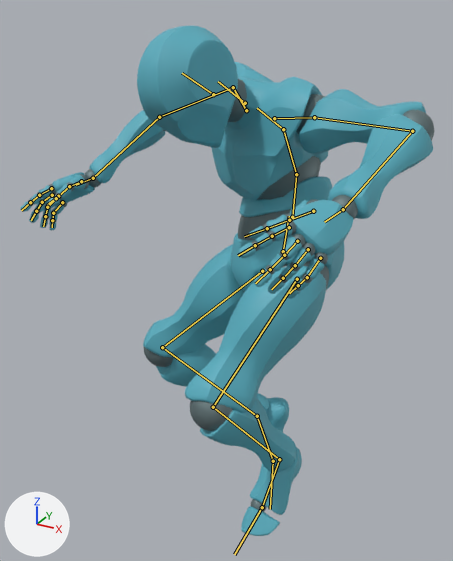
An edit to the glTF model assets/models/character_default.glb, drawn before and after from the same camera.
Rendered twice from a 50 mm lens placed at (0.607, -1.432, 1.894), pointed at (-0.136, -0.081, 1.219). Arrows for +X, +Y and +Z are at lower left; the lights stay in place. Both versions are drawn at frame 11 of the action 'jump'; the numbers are the values there. The bones that bend it are drawn over the model as lines.

Names of what the first picture shows: 'alpha_joints', 'alpha_surface'.
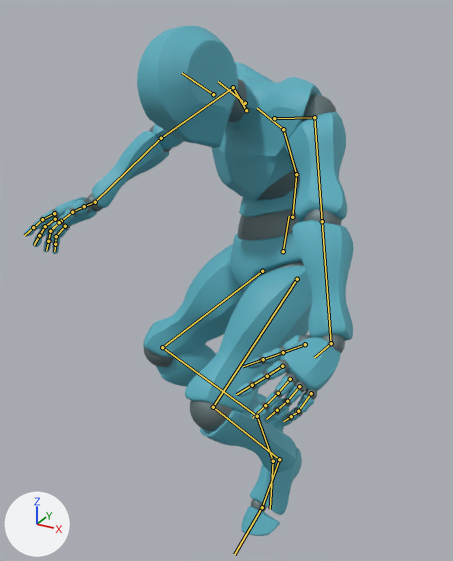
Edits to the scene script, one JSON object a line:
```json
{"block": "bone_mixamorig_leftarm", "where": "bone_mixamorig_leftarm = bpy.data.objects['default_rig'].pose.bones['mixamorig:LeftArm']  # child of 'mixamorig:LeftShoulder'"}
{"op": "set", "path": "bone_mixamorig_leftarm.rotation_quaternion", "old": "(0.969, 0.012, -0.242, -0.046)", "new": "(0.887, 0.13, -0.118, 0.427)", "note": "degrees (3, -28, -6) -> degrees (8, -19, 50)"}
{"block": "bone_mixamorig_leftforearm", "where": "bone_mixamorig_leftforearm = bpy.data.objects['default_rig'].pose.bones['mixamorig:LeftForeArm']  # child of 'mixamorig:LeftArm'"}
{"op": "set", "path": "bone_mixamorig_leftforearm.rotation_quaternion", "old": "(0.756, 0.0, 0.0, 0.654)", "new": "(1.0, 0.0, 0.0, 0.0)", "note": "degrees (0, 0, 82) -> degrees (0, 0, 0)"}
{"block": "bone_mixamorig_lefthand", "where": "bone_mixamorig_lefthand = bpy.data.objects['default_rig'].pose.bones['mixamorig:LeftHand']  # child of 'mixamorig:LeftForeArm'"}
{"op": "set", "path": "bone_mixamorig_lefthand.rotation_quaternion", "old": "(0.906, -0.057, -0.413, 0.07)", "new": "(0.843, -0.166, -0.328, 0.393)", "note": "degrees (-14, -48, 15) -> degrees (-36, -25, 58)"}
{"block": "bone_mixamorig_rightarm", "where": "bone_mixamorig_rightarm = bpy.data.objects['default_rig'].pose.bones['mixamorig:RightArm']  # child of 'mixamorig:RightShoulder'"}
{"op": "set", "path": "bone_mixamorig_rightarm.rotation_quaternion", "old": "(0.899, 0.038, 0.148, -0.409)", "new": "(0.84, 0.084, 0.132, -0.52)", "note": "degrees (-3, 17, -49) -> degrees (0, 18, -63)"}
{"block": "bone_mixamorig_rightforearm", "where": "bone_mixamorig_rightforearm = bpy.data.objects['default_rig'].pose.bones['mixamorig:RightForeArm']  # child of 'mixamorig:RightArm'"}
{"op": "set", "path": "bone_mixamorig_rightforearm.rotation_quaternion", "old": "(0.883, 0.0, 0.0, -0.469)", "new": "(0.961, 0.0, 0.0, -0.277)", "note": "degrees (0, 0, -56) -> degrees (0, 0, -32)"}
{"block": "bone_mixamorig_righthand", "where": "bone_mixamorig_righthand = bpy.data.objects['default_rig'].pose.bones['mixamorig:RightHand']  # child of 'mixamorig:RightForeArm'"}
{"op": "set", "path": "bone_mixamorig_righthand.rotation_quaternion", "old": "(0.867, -0.17, 0.468, -0.004)", "new": "(0.879, -0.162, 0.434, -0.111)", "note": "degrees (-31, 54, -16) -> degrees (-34, 47, -29)"}
```

Location of each change, (x1, y1, x2, y2) in pixels of the pictures (453 x 561 px):
```json
{"object": "alpha_surface", "change": "posed", "before": [21, 26, 433, 536], "after": [24, 26, 354, 536], "on screen": "20% narrower"}
{"object": "alpha_joints", "change": "posed", "before": [28, 79, 434, 512], "after": [31, 79, 345, 512], "on screen": "23% narrower"}
{"bone": "mixamorig:LeftArm", "before": "(314, 117) to (412, 131)", "after": "(314, 117) to (322, 221)"}
{"bone": "mixamorig:LeftForeArm", "before": "(412, 131) to (343, 209)", "after": "(322, 221) to (331, 343)"}
{"bone": "mixamorig:LeftHand", "before": "(343, 209) to (324, 222)", "after": "(331, 343) to (314, 357)"}
{"bone": "mixamorig:RightArm", "before": "(233, 87) to (159, 117)", "after": "(233, 87) to (161, 138)"}
{"bone": "mixamorig:RightForeArm", "before": "(159, 117) to (93, 178)", "after": "(161, 138) to (95, 202)"}
{"bone": "mixamorig:RightHand", "before": "(93, 178) to (76, 185)", "after": "(95, 202) to (78, 209)"}
```
